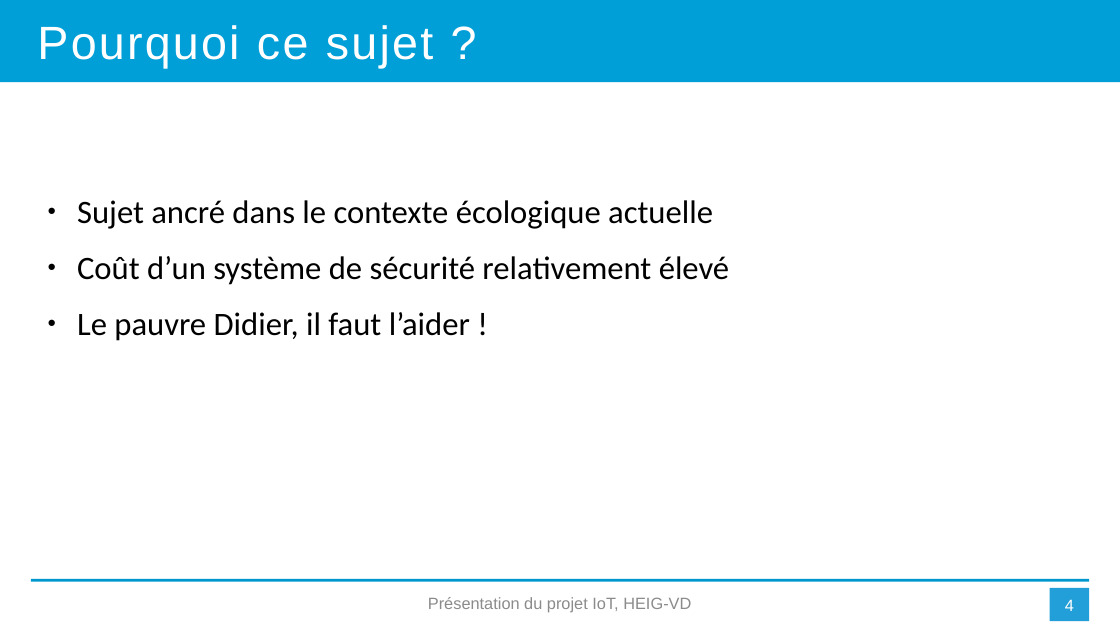
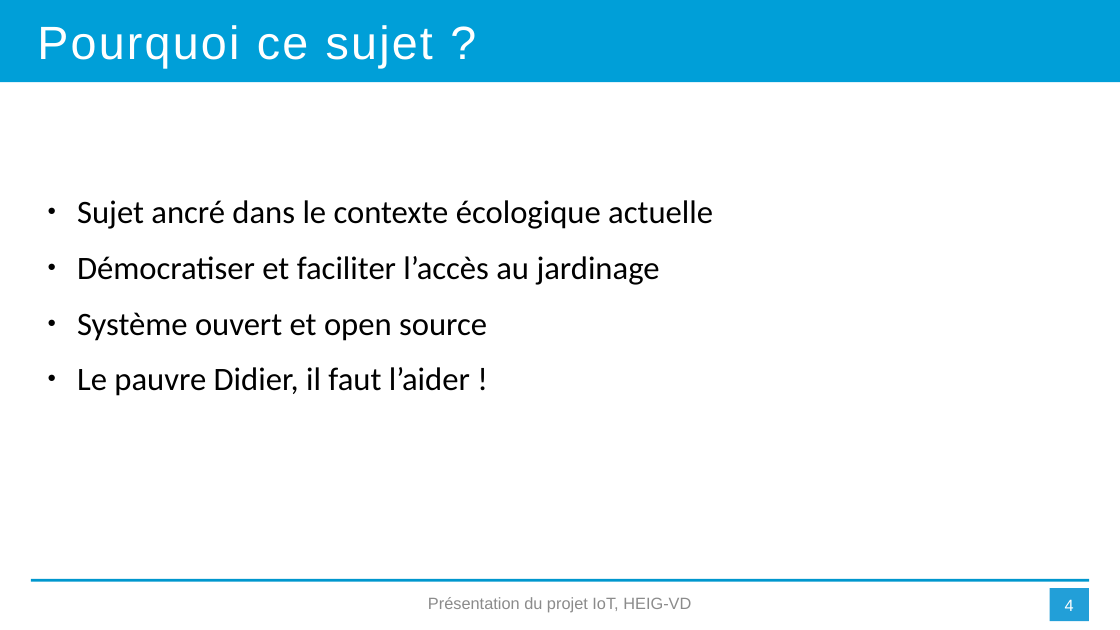
Before and after one commit to MehSalhi/IOT-Project, a slide deck: slide 4 of Projet_Presentation.pptx. Drawn at 1120x630 pixels with LibreOffice and Linux fonts; fonts in the diff are those of the drawing. Boxes give left, top, right and bottom in pixels: in the first picture for what was removed or moved away, otherwise in the second. Text is boxed around its words. In the diff, an @@ line names an element or a change of style, - is before the commit and + after.

```diff
--- a/Projet_Presentation.pptx
+++ b/Projet_Presentation.pptx
@@ text at box(77, 256, 660, 341): text changed @@
-● Coût d’un système de sécurité relativement élevé
+● Démocratiser et faciliter l’accès au jardinage
+● Système ouvert et open source
```
Also in this commit, not shown: 5 other slides changed, 2 slides added.
